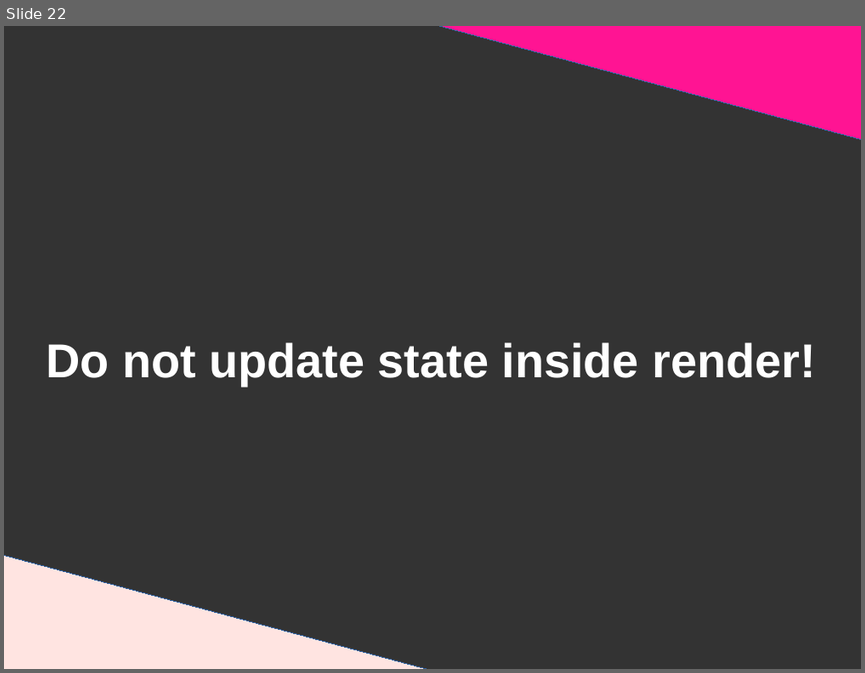
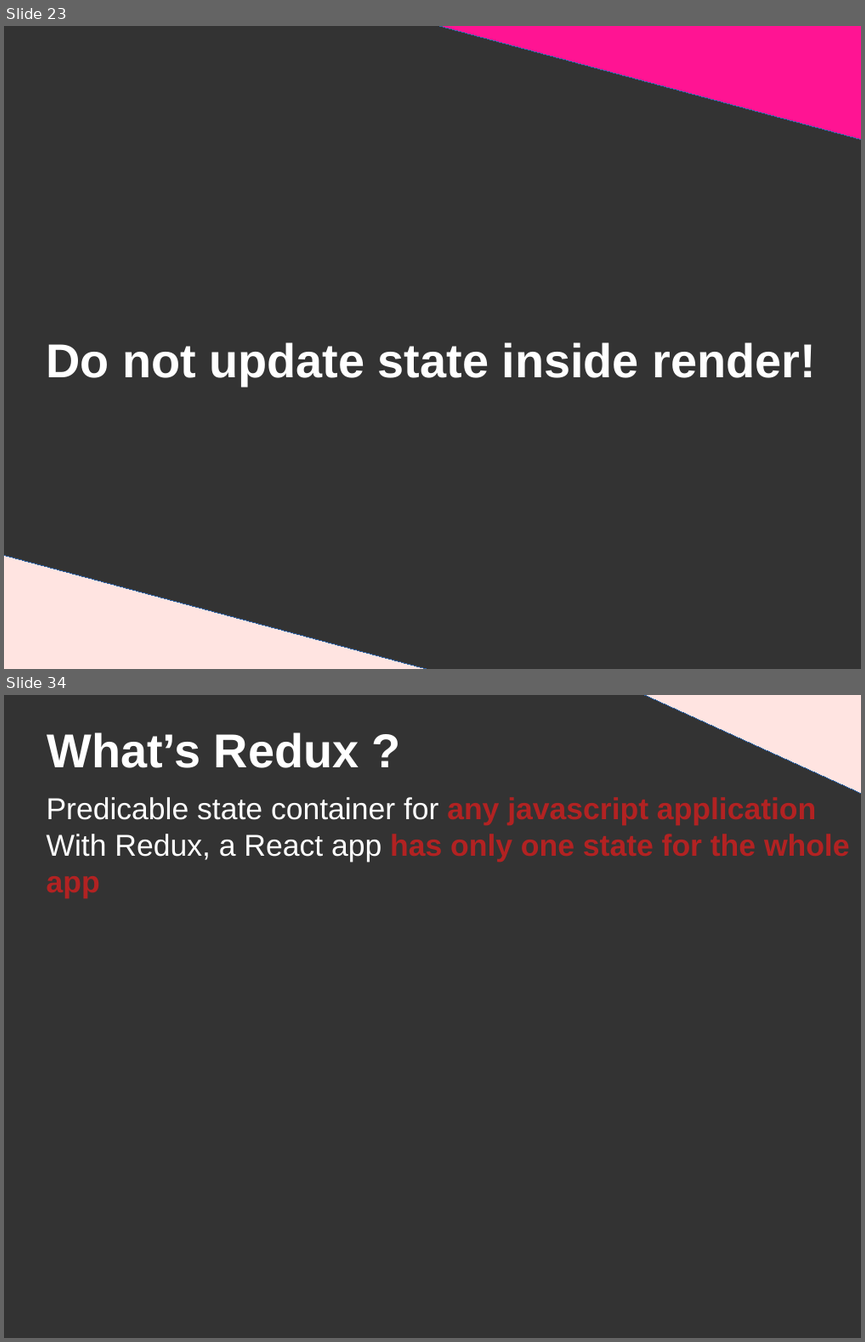
Before and after one commit to DanYellow/presentations, a slide deck: react-redux-101/presentation.odp. Shown one above the other, each under a label of ours: slide 22 before the commit, slides 23 and 34 after it; the slides between them are not shown. The pictures are 865x673 and 865x1342 pixels, drawn with LibreOffice and Linux fonts; fonts in the diff are those of the drawing. Boxes give left, top, right and bottom in pixels: in the first picture for what was removed or moved away, otherwise in the second. Text is boxed around its words. In the diff, an @@ line names an element or a change of style, - is before the commit and + after.

```diff
--- a/react-redux-101/presentation.odp
+++ b/react-redux-101/presentation.odp
@@ slide 34 added at <box>4,695,861,1338</box>, background #333333 @@
@@ right triangle added at <box>642,695,861,794</box>, fill #FFE4E1, outline #3465A4 0 pt @@
@@ title added at <box>46,732,359,768</box>, 44 pt, text #FFFFFF, bold @@
+What’s Redux ?
@@ title added at <box>46,797,850,898</box>, 28 pt, text #B22222, bold @@
+Predicable state container for any javascript application
+With Redux, a React app has only one state for the whole app
@@ what was slide 22 is now slide 23 @@
```
Also in this commit, not shown: 6 slides changed, 21 other slides added, 1 slide removed, 25 other files.
